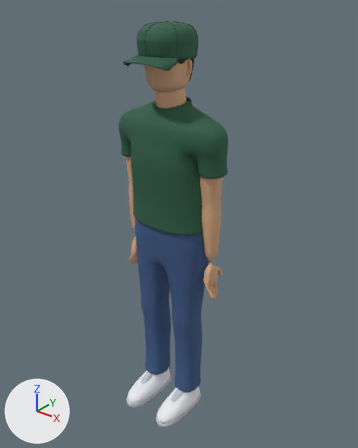
The glTF model public/assets/models/cafe-staff.glb, before and after one commit.
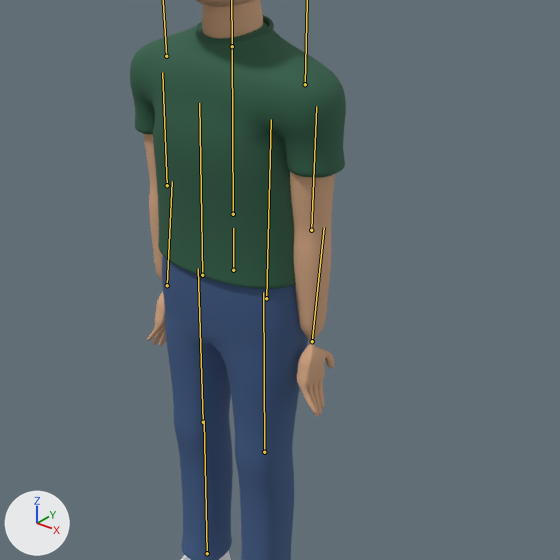
Old and new are each drawn whole from a 50 mm lens placed at (1.203, -1.453, 1.842), pointed at (0.026, 0.018, 0.93) and again close up on the part from 15% to 94% of the width and 20% to 83% of the height. Lighting does not change. The marker at lower left points along +X, +Y and +Z. The last two pictures show the newer version. Both versions are drawn at frame 0 of the action 'WipeTable'; the numbers are the values there. The bones that change, and the others that lie on the model, are drawn over the model as lines in the close-ups.

In view in the first close-up: 'MannequinBody'.
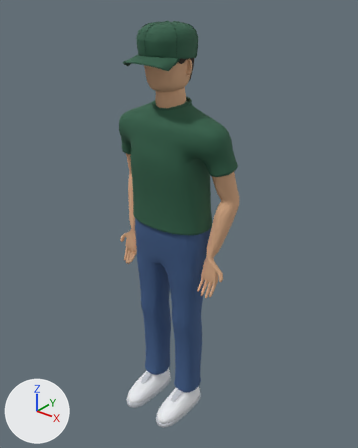
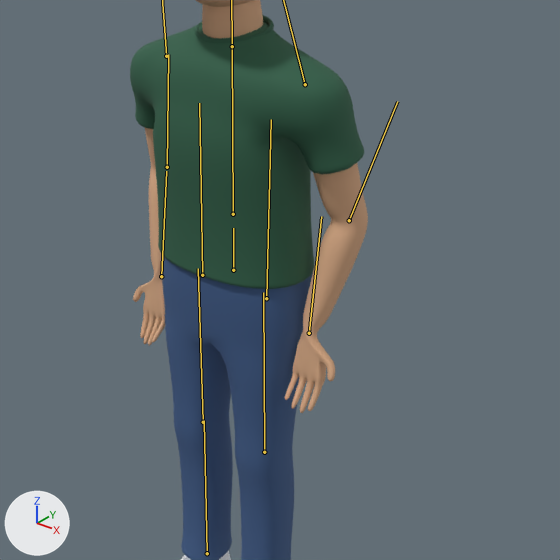
Pixel boxes [x1, y1, x2, y2] of what changed, in the close-ups (560 x 560 px):
'MannequinBody', posed
    before: [130, 0, 346, 560]
    after: [130, 0, 368, 560]
bone 'LeftForeArm', root to tip
    before: (167, 185) to (162, 72)
    after: (167, 167) to (168, 54)
bone 'LeftHand', root to tip
    before: (167, 285) to (172, 181)
    after: (161, 276) to (166, 171)
bone 'RightForeArm', root to tip
    before: (311, 230) to (316, 106)
    after: (349, 220) to (397, 101)
bone 'RightHand', root to tip
    before: (312, 341) to (324, 227)
    after: (309, 333) to (321, 216)

The change, as a list of edits to the scene's bpy script:
```text
Change bone_leftarm:
    where bone_leftarm = bpy.data.objects['CafeMannequin'].pose.bones['LeftArm']  # child of 'Spine'
    bone_leftarm.rotation_quaternion: (1.0, 0.012, -0.001, 0.006) -> (0.991, 0.109, -0.009, -0.083)  # degrees (1, 0, 1) -> degrees (13, 0, -10)
Change bone_leftforearm:
    where bone_leftforearm = bpy.data.objects['CafeMannequin'].pose.bones['LeftForeArm']  # child of 'LeftArm'
    bone_leftforearm.rotation_quaternion: (1.0, -0.015, 0.001, -0.003) -> (0.951, -0.25, 0.012, 0.182)  # degrees (-2, 0, 0) -> degrees (-28, 7, 20)
Change bone_lefthand:
    where bone_lefthand = bpy.data.objects['CafeMannequin'].pose.bones['LeftHand']  # child of 'LeftForeArm'
    bone_lefthand.rotation_quaternion: (0.0, 0.003, 0.998, -0.057) -> (0.702, -0.011, -0.7, -0.131)  # degrees (6, -180, 0) -> degrees (83, -80, -95)
Change bone_rightarm:
    where bone_rightarm = bpy.data.objects['CafeMannequin'].pose.bones['RightArm']  # child of 'Spine'
    bone_rightarm.rotation_quaternion: (1.0, 0.012, 0.001, -0.006) -> (0.991, 0.109, 0.009, 0.083)  # degrees (1, 0, -1) -> degrees (13, 0, 10)
Change bone_rightforearm:
    where bone_rightforearm = bpy.data.objects['CafeMannequin'].pose.bones['RightForeArm']  # child of 'RightArm'
    bone_rightforearm.rotation_quaternion: (1.0, -0.015, -0.001, 0.003) -> (0.951, -0.25, -0.012, -0.182)  # degrees (-2, 0, 0) -> degrees (-28, -7, -20)
Change bone_righthand:
    where bone_righthand = bpy.data.objects['CafeMannequin'].pose.bones['RightHand']  # child of 'RightForeArm'
    bone_righthand.rotation_quaternion: (0.0, -0.003, 0.998, -0.057) -> (0.702, -0.011, 0.7, 0.131)  # degrees (6, 180, 0) -> degrees (83, 80, 95)
```
